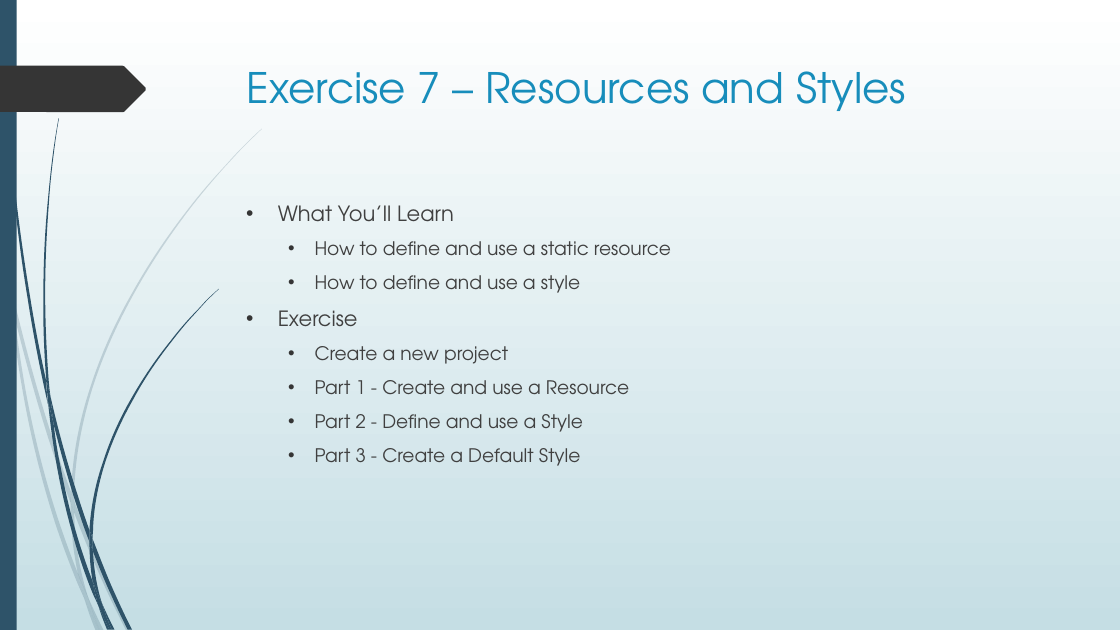
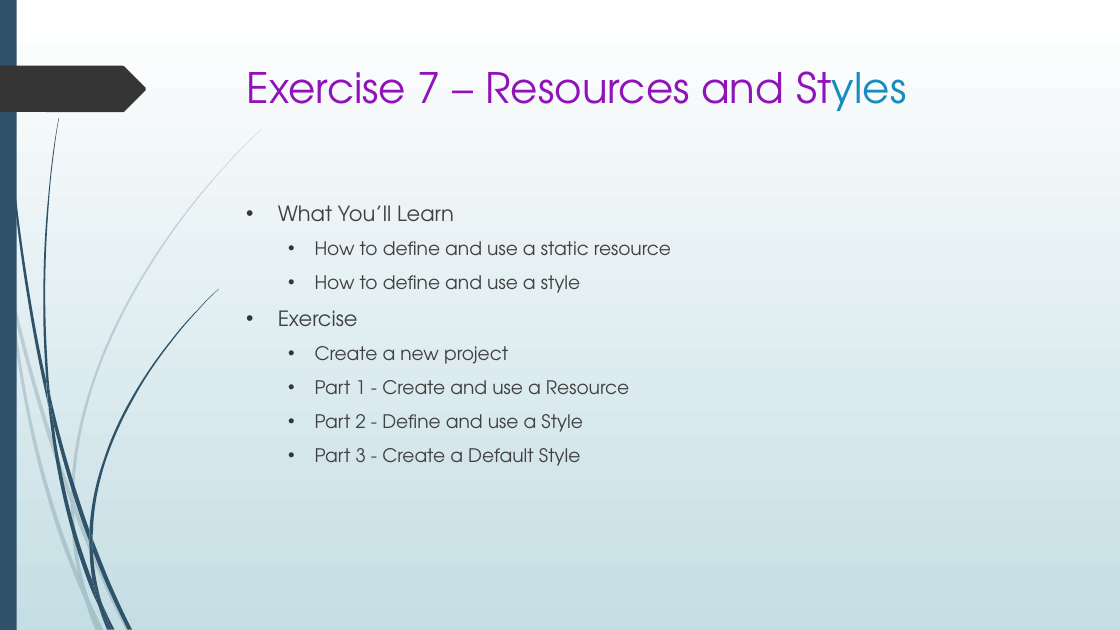
Before and after one commit to seanpsexton/wpf-workshop-solutions, a slide deck: slide 41 of WPF-Workshop-Sexton-Oct2023.pptx. Drawn at 1120x630 pixels with LibreOffice and Linux fonts; fonts in the diff are those of the drawing. Boxes give left, top, right and bottom in pixels: in the first picture for what was removed or moved away, otherwise in the second. Text is boxed around its words. In the diff, an @@ line names an element or a change of style, - is before the commit and + after.

```diff
--- a/WPF-Workshop-Sexton-Oct2023.pptx
+++ b/WPF-Workshop-Sexton-Oct2023.pptx
@@ title "Exercise 7 – Resources and ..." at [247,71,906,111]: text colour #178DBB to #9013B9 in "Exercise 7 – Resources and Styles" @@
```
Also in this commit, not shown: 8 slides added.
